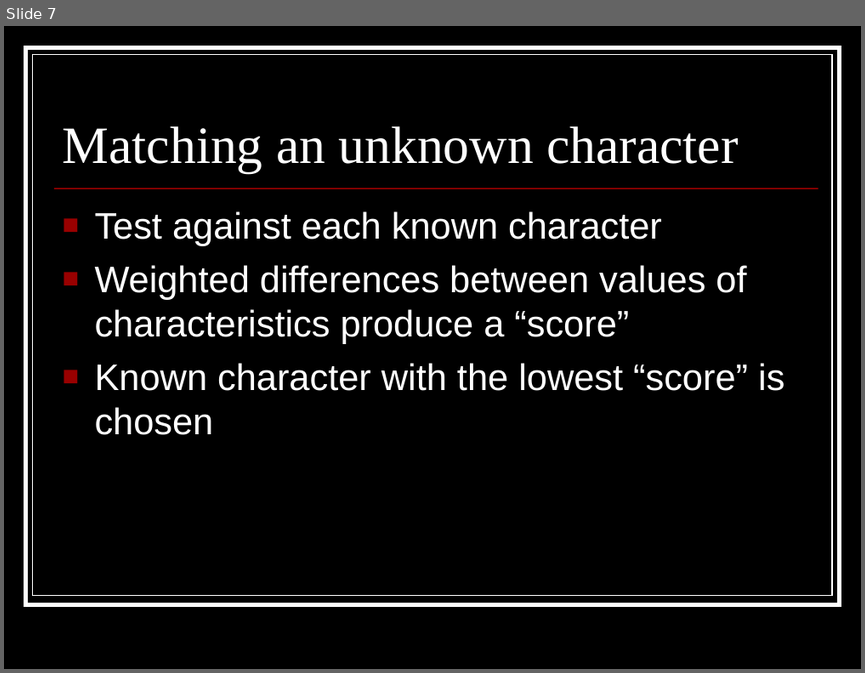
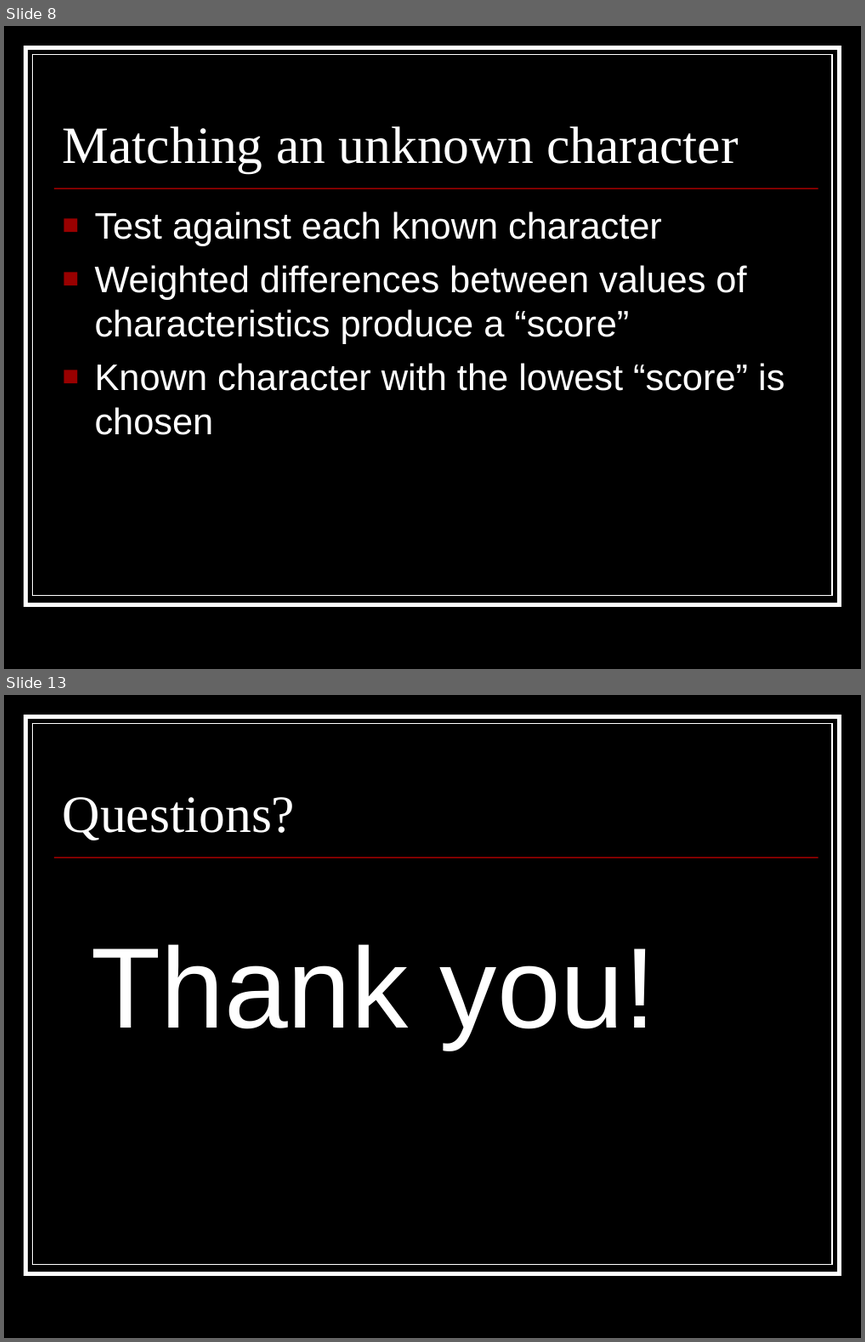
Before and after one commit to coyotebush/OCR, a slide deck: presentation/OCR.ppt. Shown one above the other, each under a label of ours: slide 7 before the commit, slides 8 and 13 after it; the slides between them are not shown. The pictures are 865x673 and 865x1342 pixels, drawn with LibreOffice and Linux fonts; fonts in the diff are those of the drawing. Boxes give left, top, right and bottom in pixels: in the first picture for what was removed or moved away, otherwise in the second. Text is boxed around its words. In the diff, an @@ line names an element or a change of style, - is before the commit and + after.

```diff
--- a/presentation/OCR.ppt
+++ b/presentation/OCR.ppt
@@ slide 13 added at bbox=[4, 695, 861, 1338], background #000000; not listed: 3 template elements that a slide beside it also shows @@
@@ title added at bbox=[63, 797, 296, 840], 44 pt, text #FFFFFF @@
+Questions?
@@ text added at bbox=[91, 944, 656, 1048], 96 pt, text #FFFFFF @@
+Thank you!
@@ what was slide 7 is now slide 8 @@
```
Also in this commit, not shown: 1 slide changed, 4 other slides added, 8 other files.
